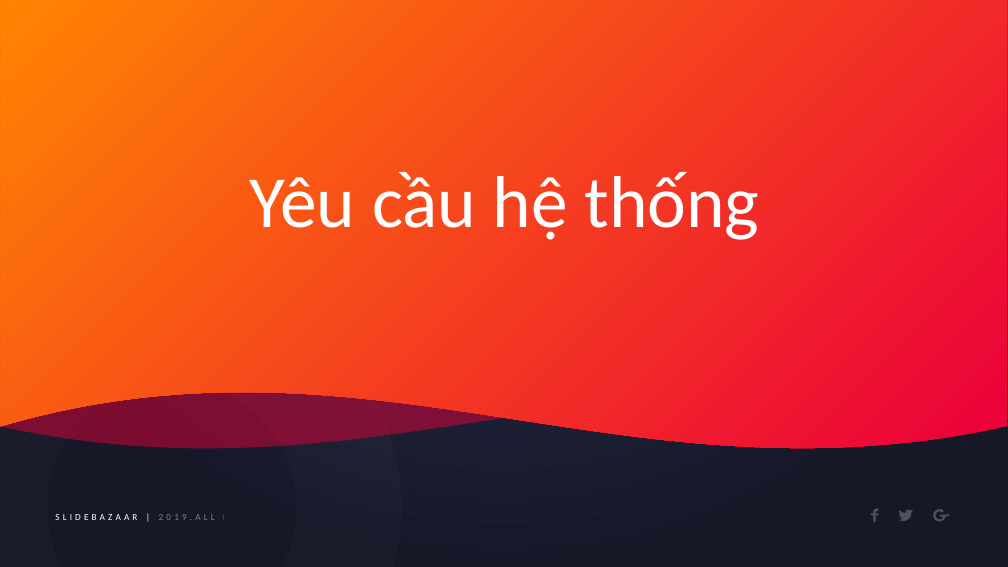
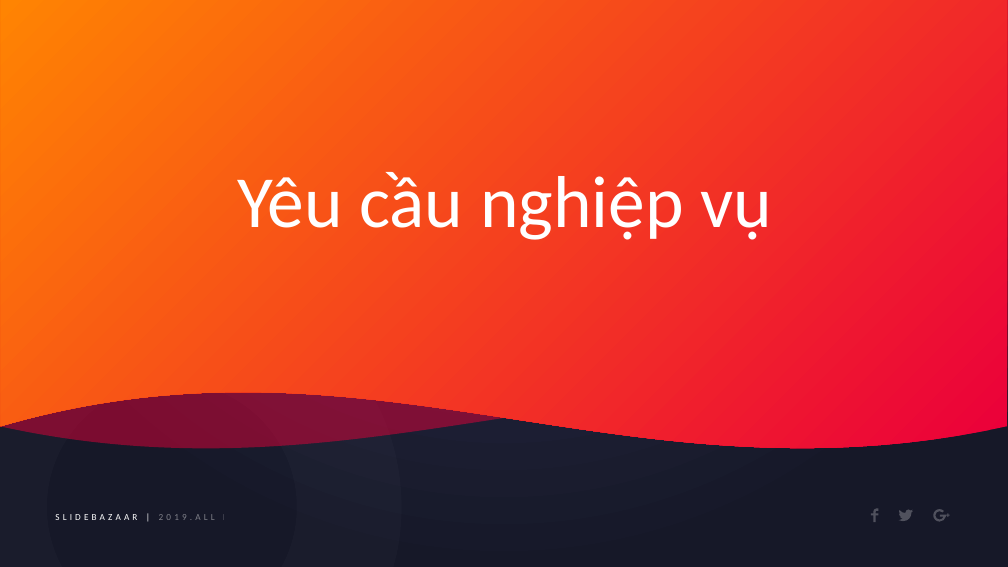
Before and after one commit to H2Q318/HQN-Team, a slide deck: slide 5 of Documents/BaoCao/SlidePBL3.pptx. Drawn at 1008x567 pixels with LibreOffice and Linux fonts; fonts in the diff are those of the drawing. Boxes give left, top, right and bottom in pixels: in the first picture for what was removed or moved away, otherwise in the second. Text is boxed around its words. In the diff, an @@ line names an element or a change of style, - is before the commit and + after.

```diff
--- a/Documents/BaoCao/SlidePBL3.pptx
+++ b/Documents/BaoCao/SlidePBL3.pptx
@@ text at (237, 172, 772, 240): text changed @@
-Yêu cầu hệ thống
+Yêu cầu nghiệp vụ
```
Also in this commit, not shown: 7 other files.
